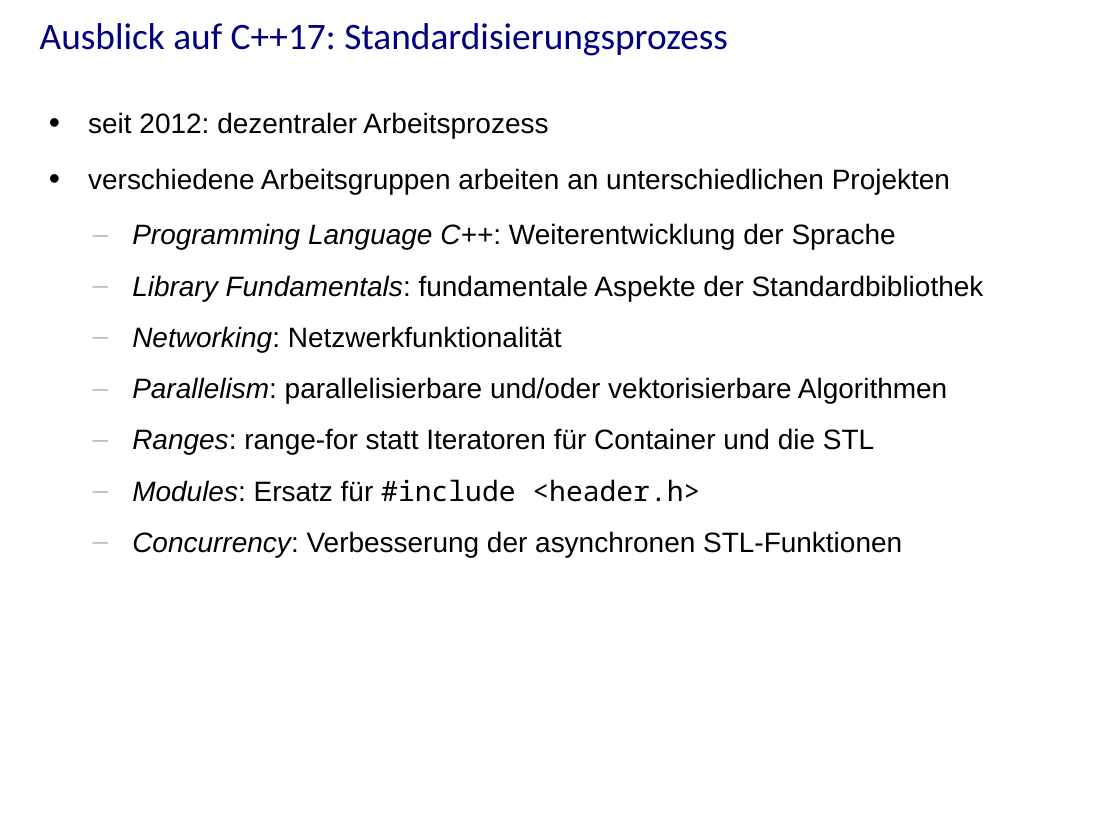
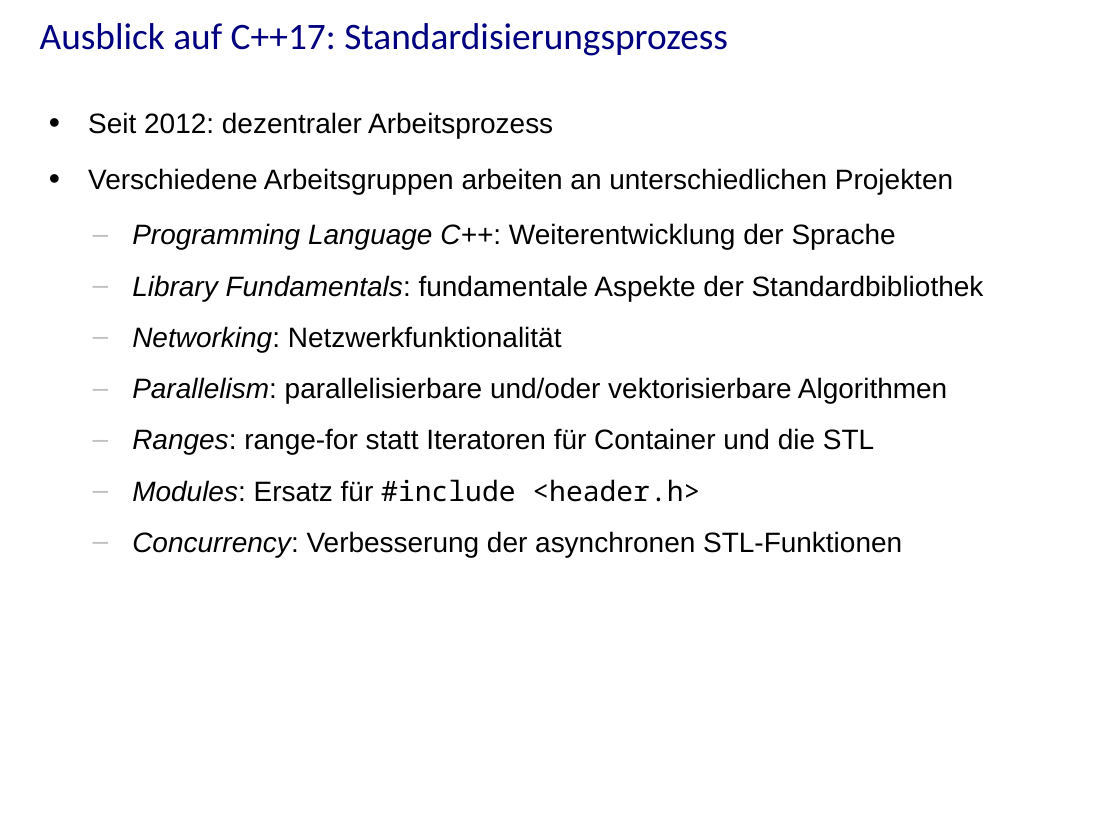
Before and after one commit to j-stephan/hs16, a slide deck: slide 45 of presentation/presentation.odp (slide 44 before the commit). Drawn at 1120x840 pixels with LibreOffice and Linux fonts; fonts in the diff are those of the drawing; background and template pictures are left out. Boxes give left, top, right and bottom in pixels: in the first picture for what was removed or moved away, otherwise in the second. Text is boxed around its words. In the diff, an @@ line names an element or a change of style, - is before the commit and + after.

```diff
--- a/presentation/presentation.odp
+++ b/presentation/presentation.odp
@@ text at box(88, 112, 953, 194): text changed @@
-• seit 2012: dezentraler Arbeitsprozess
-• verschiedene Arbeitsgruppen arbeiten an unterschiedlichen Projekten
+• Seit 2012: dezentraler Arbeitsprozess
+• Verschiedene Arbeitsgruppen arbeiten an unterschiedlichen Projekten
```
Also in this commit, not shown: 21 other slides changed, 1 slide added, 3 other files.
